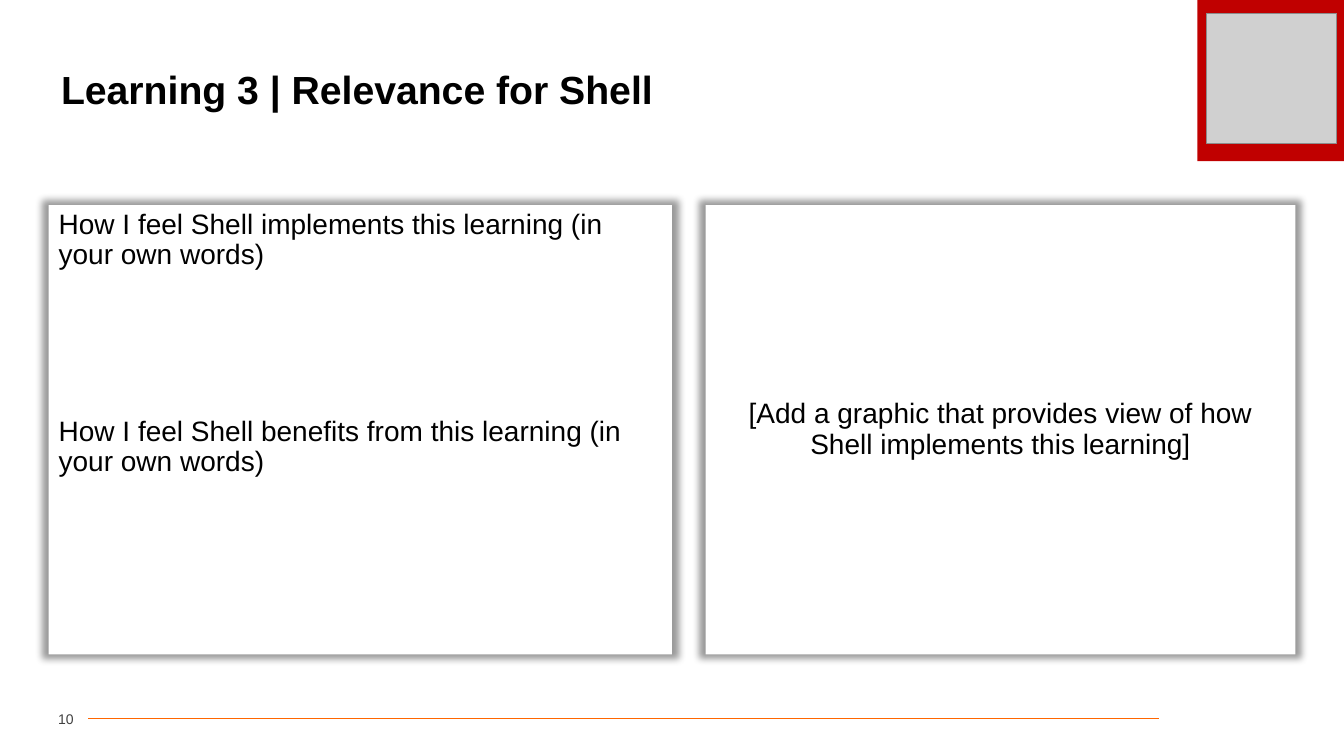
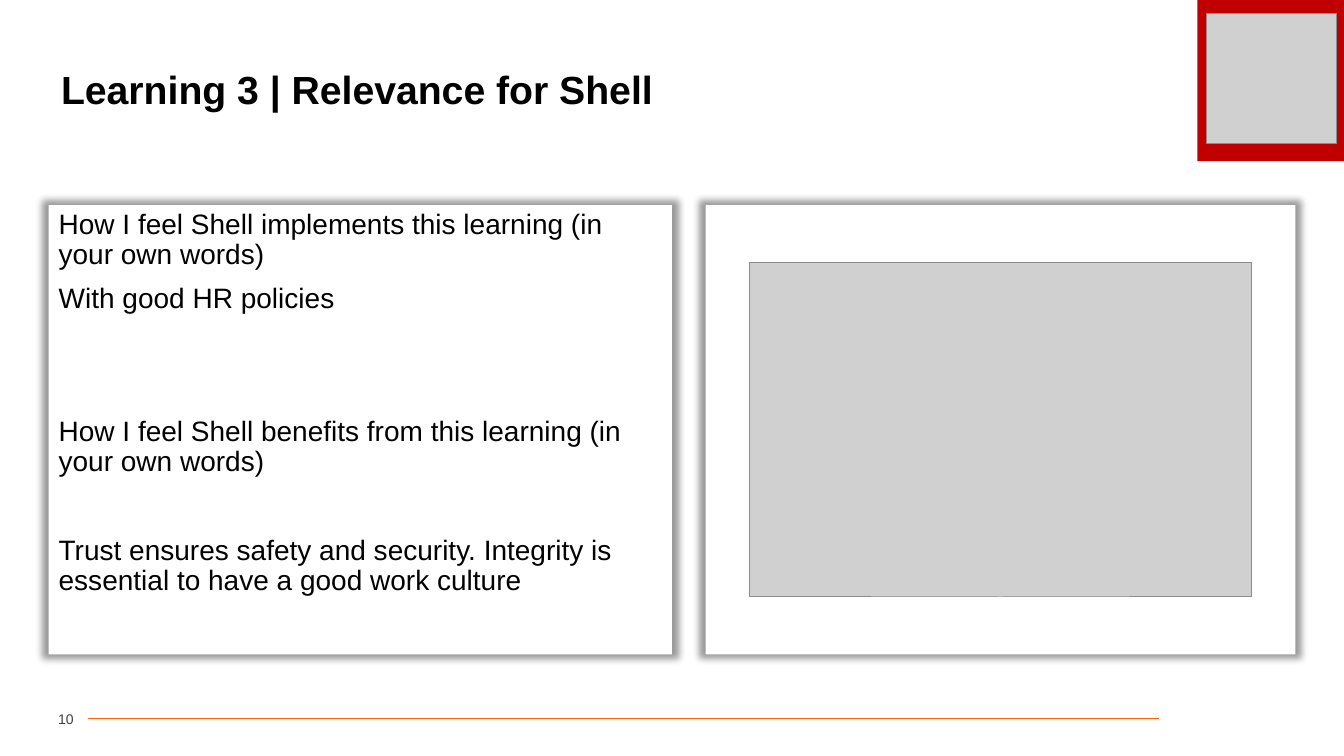
Before and after one commit to cherryycodes/unext, a slide deck: slide 10 of soft skills journey ppt.pptx. Drawn at 1344x756 pixels with LibreOffice and Linux fonts; fonts in the diff are those of the drawing; grey boxes stand for pictures; background and template pictures are left out. Boxes give left, top, right and bottom in pixels: in the first picture for what was removed or moved away, otherwise in the second. Text is boxed around its words. In the diff, an @@ line names an element or a change of style, - is before the commit and + after.

```diff
--- a/soft skills journey ppt.pptx
+++ b/soft skills journey ppt.pptx
@@ picture added at (x1=750, y1=263, x2=1252, y2=598) @@
@@ text in rectangle at (x1=59, y1=287, x2=334, y2=313): paragraph added @@
+With good HR policies
@@ text in rectangle at (x1=749, y1=402, x2=1251, y2=459): text removed @@
-[Add a graphic that provides view of how Shell implements this learning]
@@ text in rectangle at (x1=59, y1=539, x2=611, y2=595): paragraph added @@
+Trust ensures safety and security. Integrity is essential to have a good work culture
```
Also in this commit, not shown: 7 other slides changed, 7 slides removed, 1 other file.
